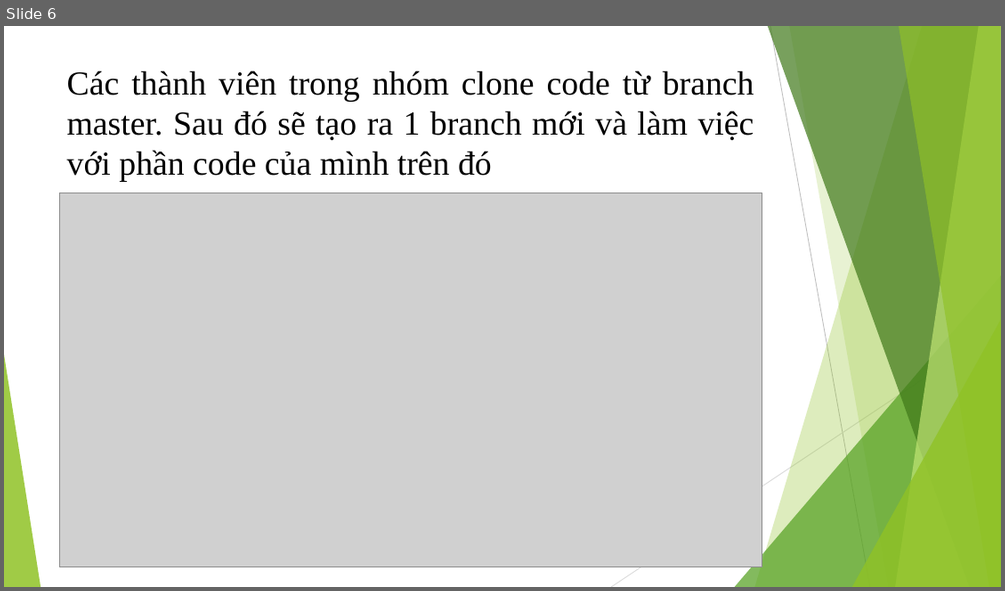
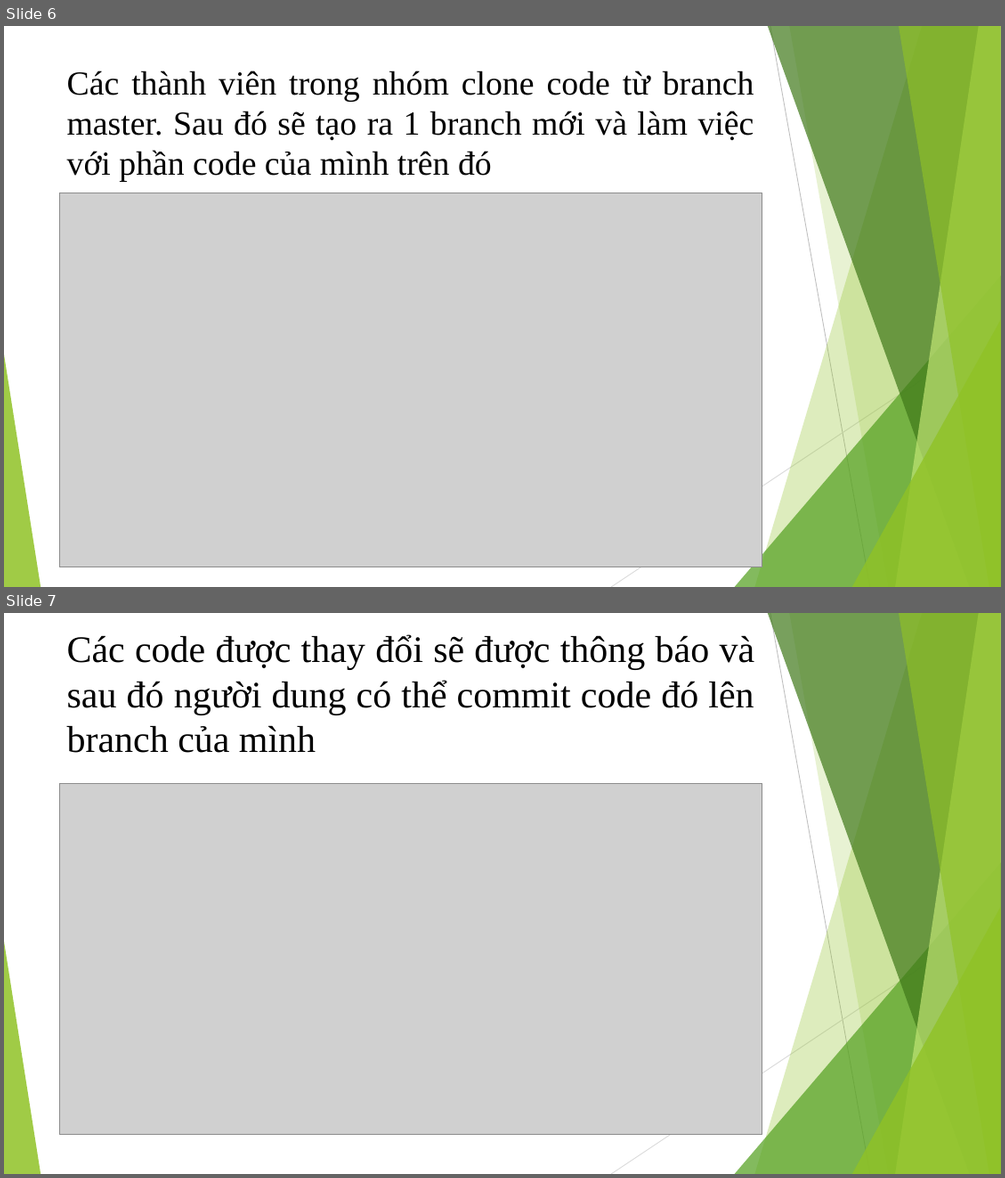
Before and after one commit to ProjectTLU17/Study, a slide deck: docs/Project-final.pptx. Shown one above the other, each under a label of ours: slide 6 before the commit, slides 6 and 7 after it. The pictures are 1005x591 and 1005x1178 pixels, drawn with LibreOffice and Linux fonts; fonts in the diff are those of the drawing; grey boxes stand for pictures. Boxes give left, top, right and bottom in pixels: in the first picture for what was removed or moved away, otherwise in the second. Text is boxed around its words. In the diff, an @@ line names an element or a change of style, - is before the commit and + after.

```diff
--- a/docs/Project-final.pptx
+++ b/docs/Project-final.pptx
@@ slide 7 added at <box>4,613,1001,1174</box>, background #FFFFFF; not listed: 10 template elements that a slide beside it also shows @@
@@ title added at <box>67,634,755,753</box>, 36 pt, text #000000 @@
+Các code được thay đổi sẽ được thông báo và sau đó người dung có thể commit code đó lên branch của mình
@@ picture added at <box>59,783,762,1135</box> @@
```
Also in this commit, not shown: 1 slide changed.
